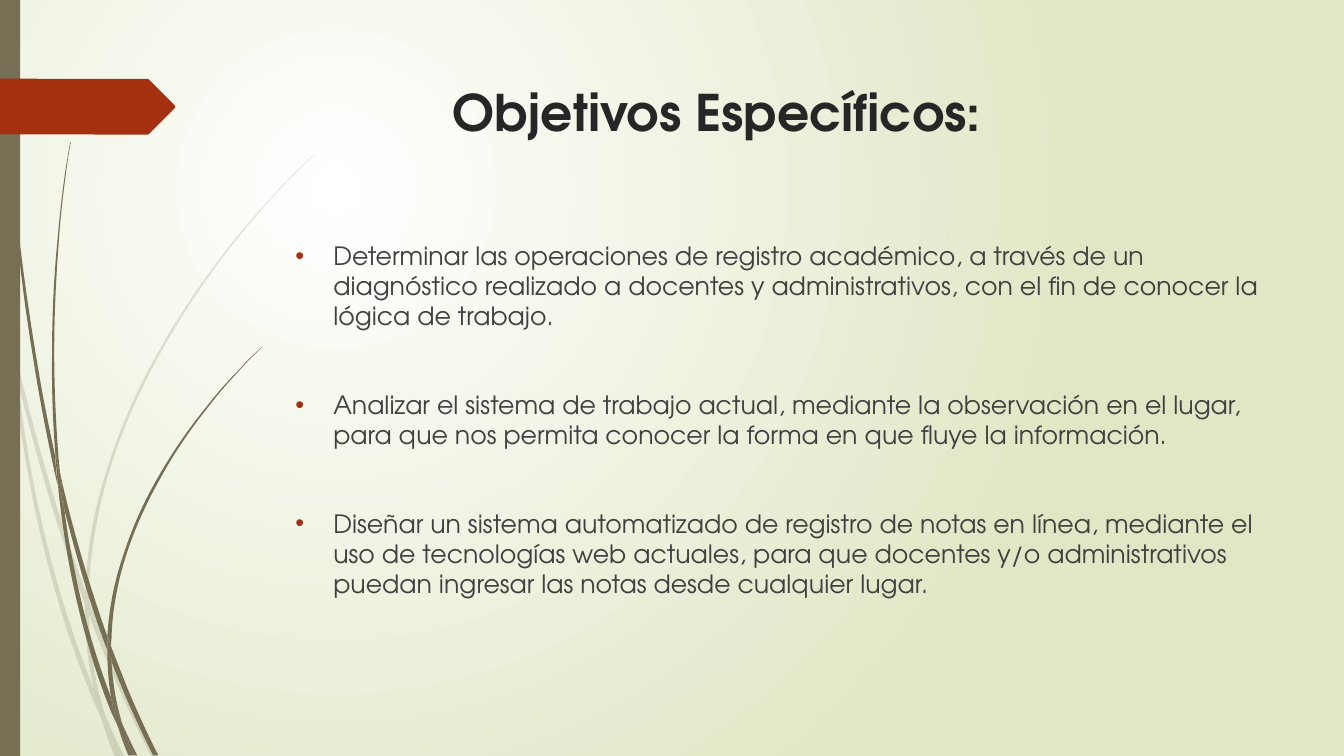
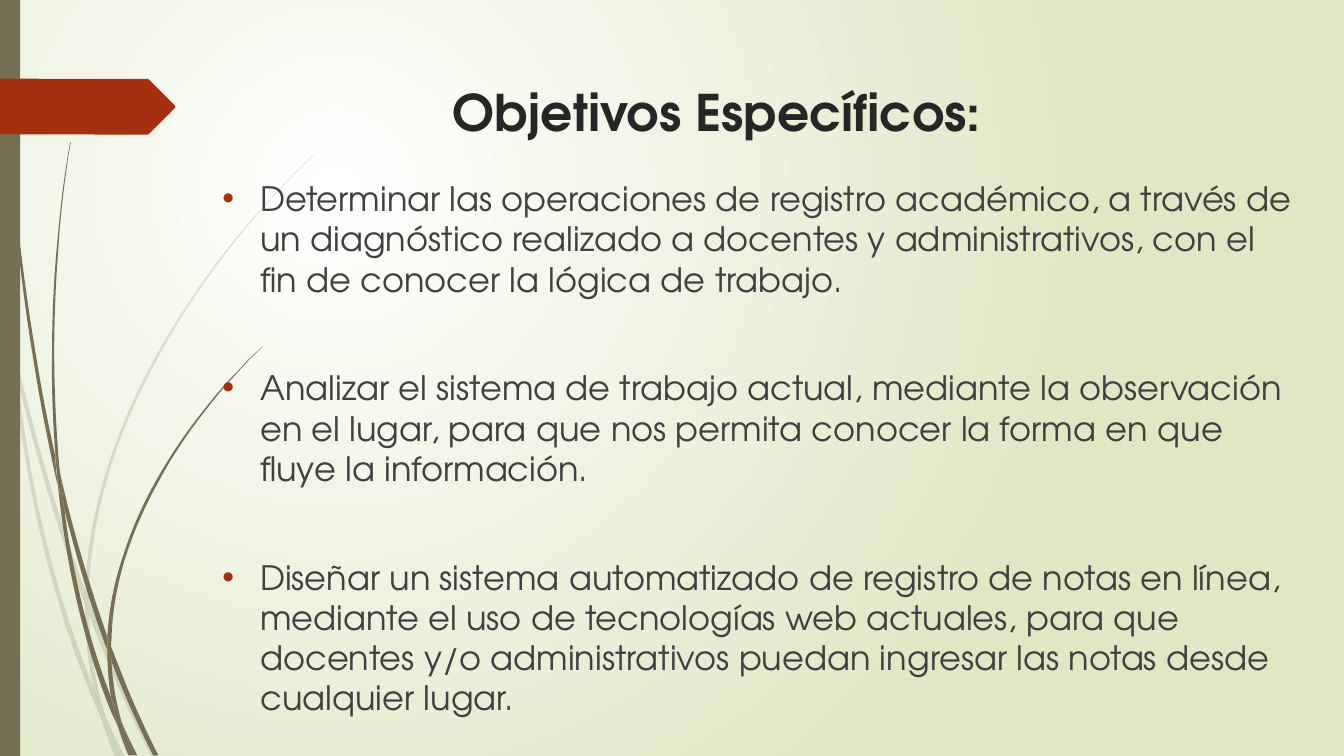
Before and after one commit to francha23/sistema-de-notas, a slide deck: slide 5 of Presentacion/El principio de la sabiduría es el temor.pptx. Drawn at 1344x756 pixels with LibreOffice and Linux fonts; fonts in the diff are those of the drawing. Boxes give left, top, right and bottom in pixels: in the first picture for what was removed or moved away, otherwise in the second. Text is boxed around its words. In the diff, an @@ line names an element or a change of style, - is before the commit and + after.

Commit message:
Actualizada Presentación

```diff
--- a/Presentacion/El principio de la sabiduría es el temor.pptx
+++ b/Presentacion/El principio de la sabiduría es el temor.pptx
@@ text "Determinar las operaciones de registro ...": place and size @@
-text "Determinar las operaciones de registro ..." at [333, 246, 1257, 599]
+text "Determinar las operaciones de registro ..." at [260, 185, 1291, 717]
@@ text "Determinar las operaciones de registro ..." at [260, 185, 1291, 717]: size 18 to 24 pt @@
```
Also in this commit, not shown: 9 other slides changed, 2 slides added, 41 slides removed.
